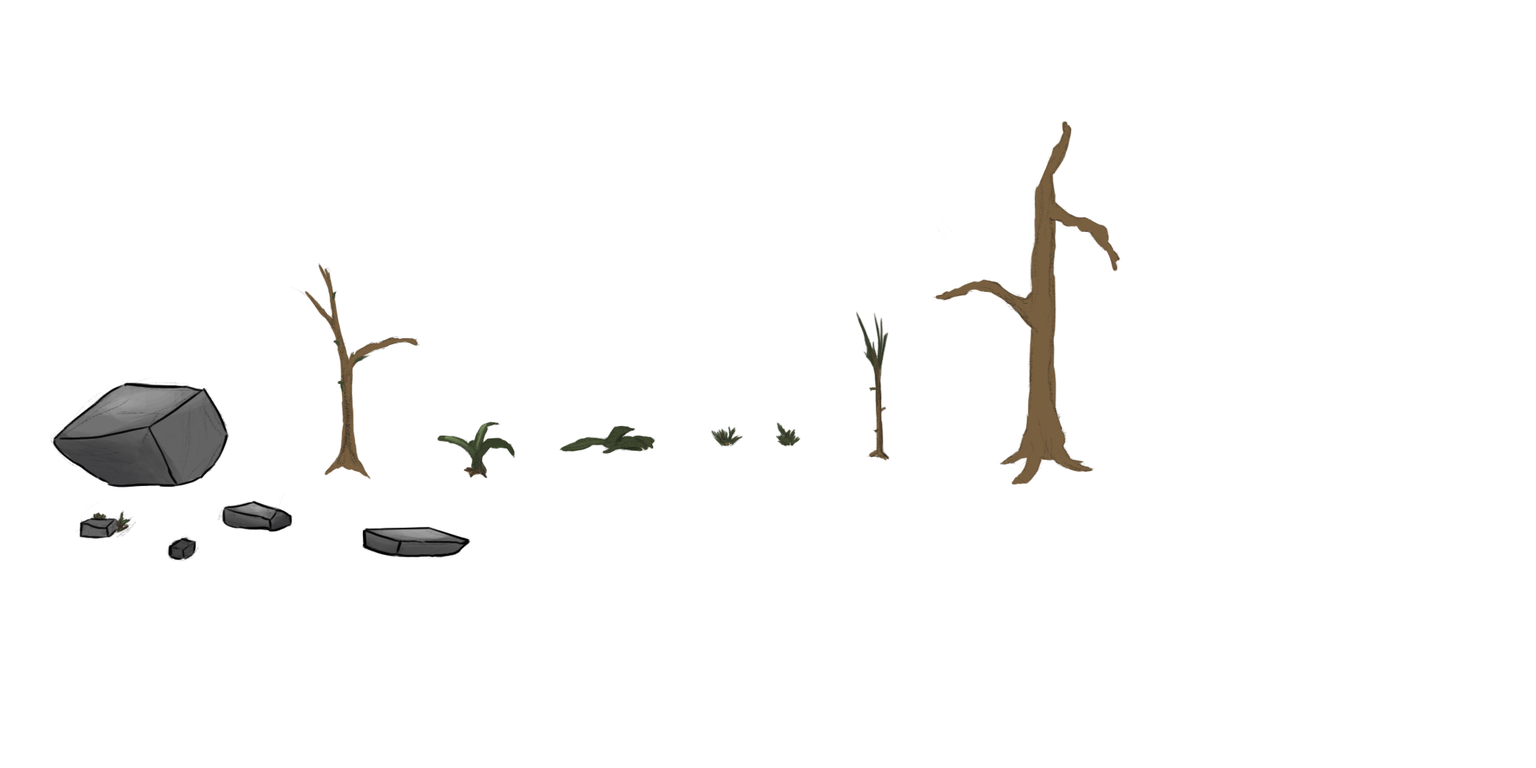
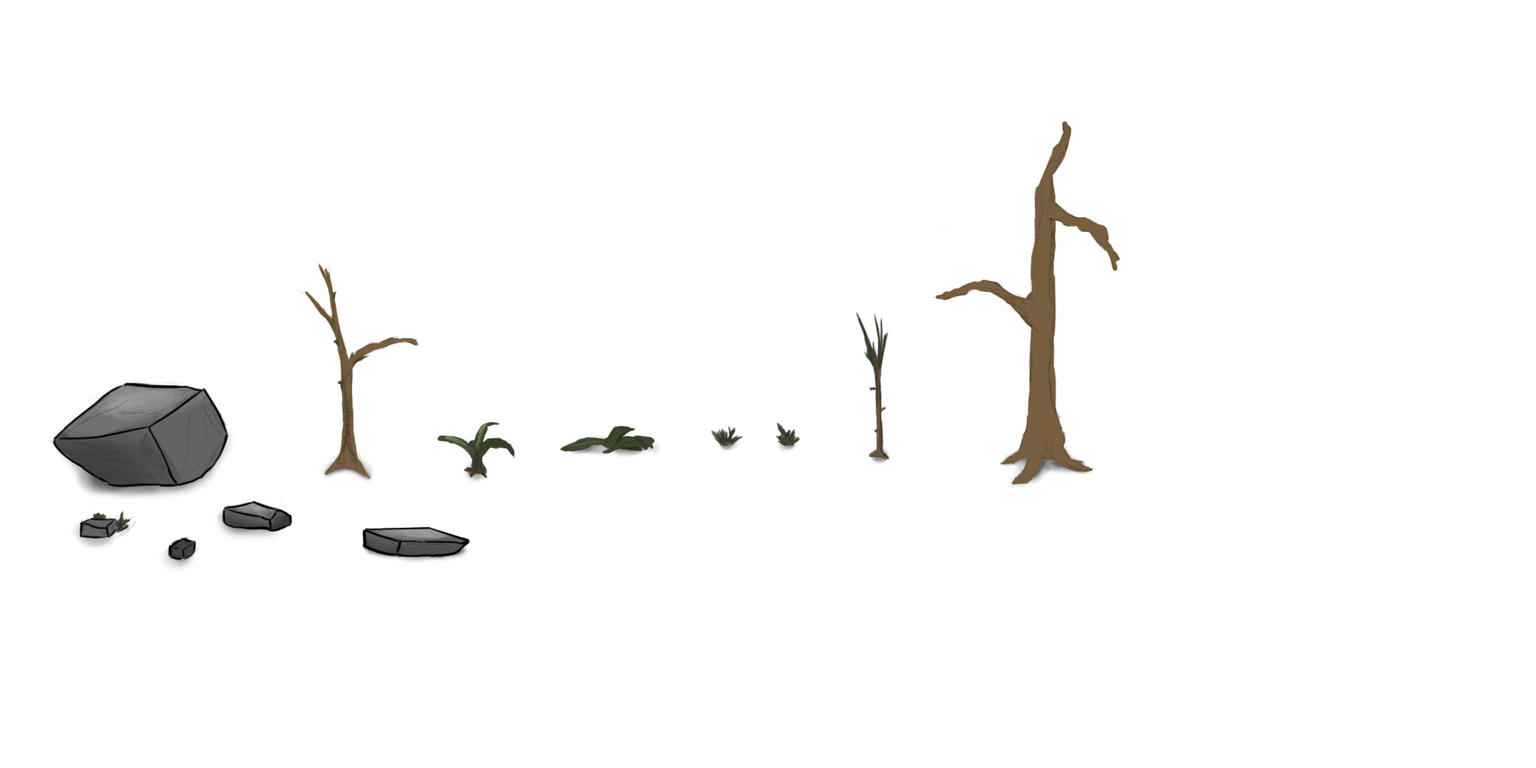
Two versions of the same layered image (1536 × 768). Layer-by-layer changes:
added layer "Shadows" above "Background" over [61, 428, 1094, 573]
